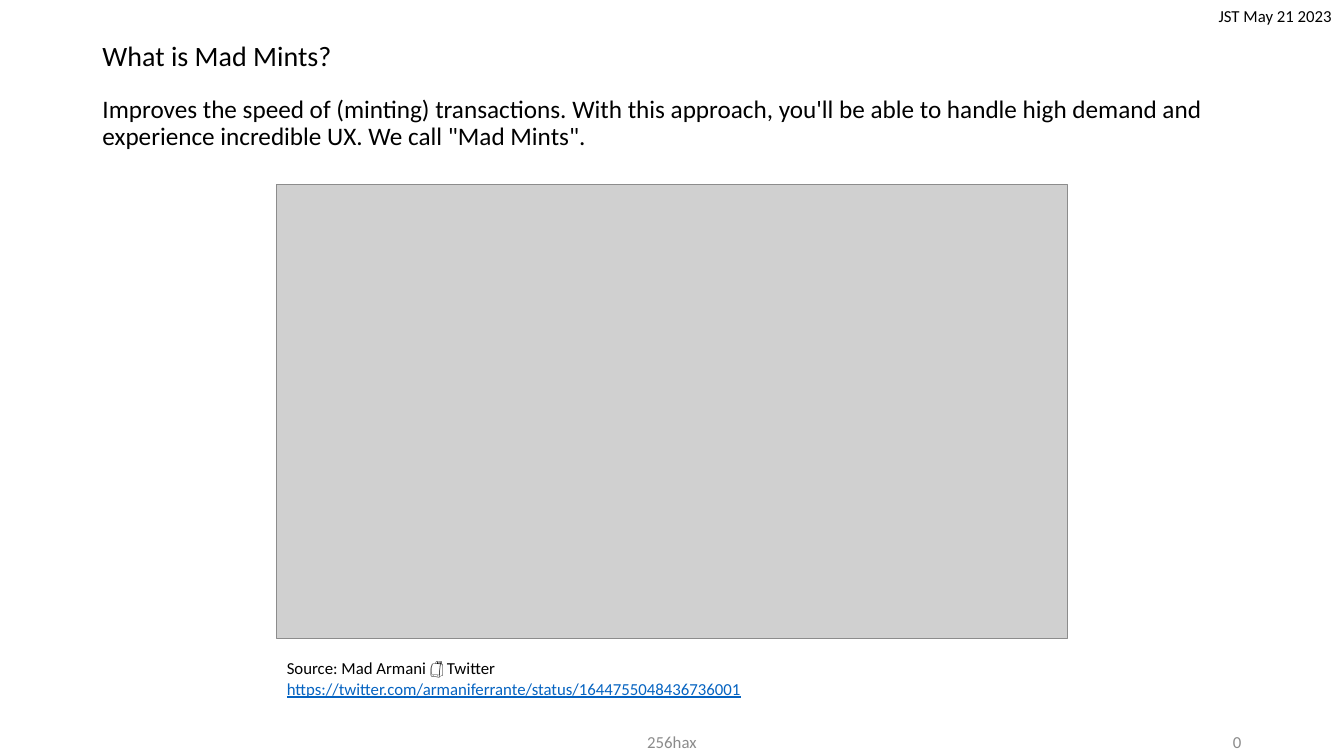
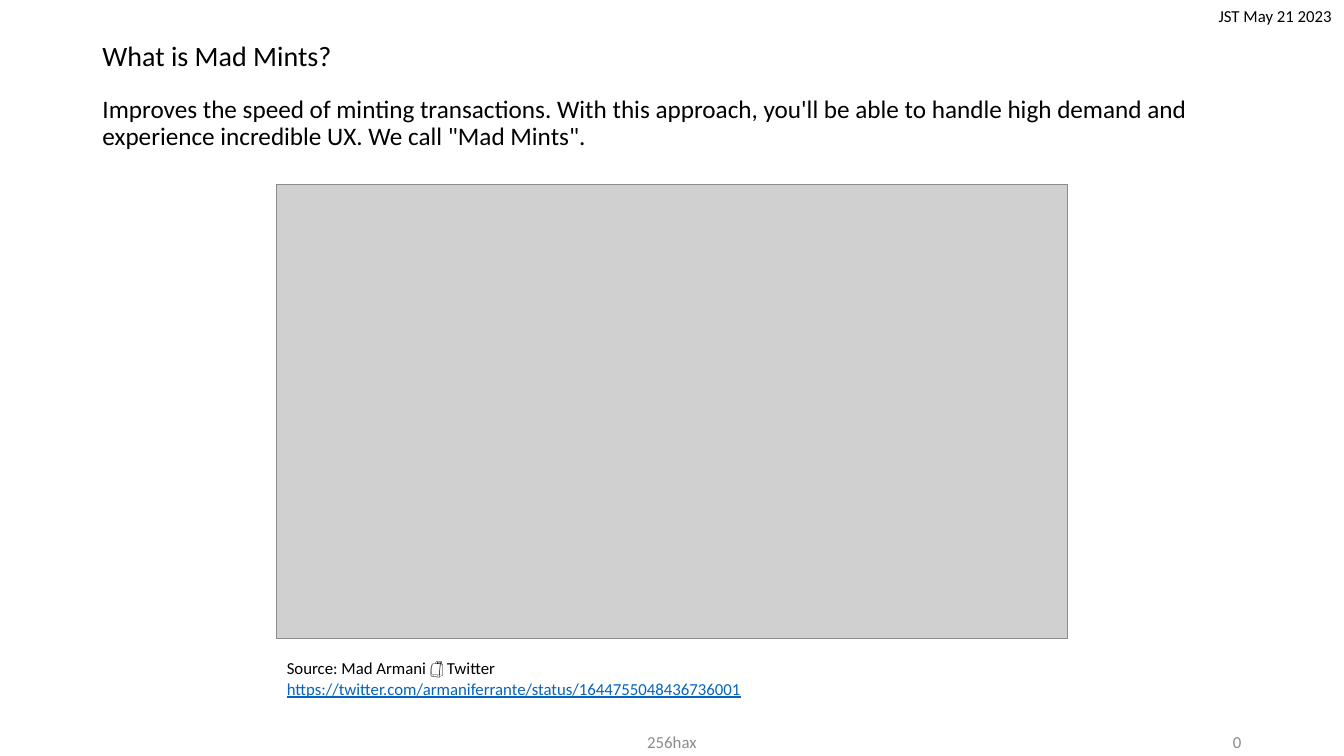
Before and after one commit to 256hax/mad-mints, a slide deck: slide 1 of docs/Mad-Mints.pptx. Drawn at 1344x756 pixels with LibreOffice and Linux fonts; fonts in the diff are those of the drawing; grey boxes stand for pictures; background and template pictures are left out. Boxes give left, top, right and bottom in pixels: in the first picture for what was removed or moved away, otherwise in the second. Text is boxed around its words. In the diff, an @@ line names an element or a change of style, - is before the commit and + after.

```diff
--- a/docs/Mad-Mints.pptx
+++ b/docs/Mad-Mints.pptx
@@ text at bbox=[102, 100, 1186, 149]: text changed @@
-Improves the speed of (minting) transactions. With this approach, you'll be able to handle high demand and experience incredible UX. We call "Mad Mints".
+Improves the speed of minting transactions. With this approach, you'll be able to handle high demand and experience incredible UX. We call "Mad Mints".
```
Also in this commit, not shown: 2 other slides changed, 2 slides added.
